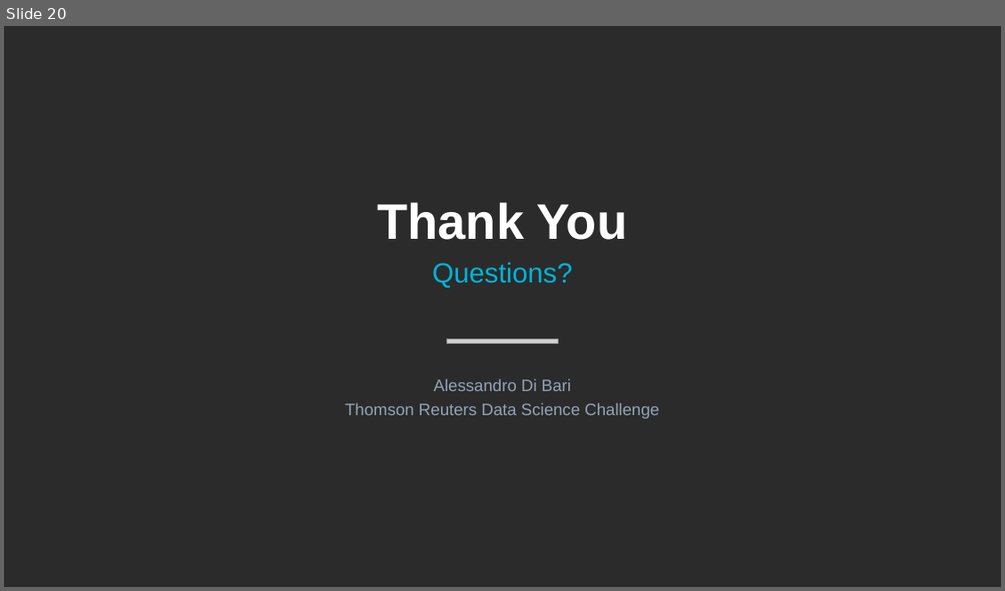
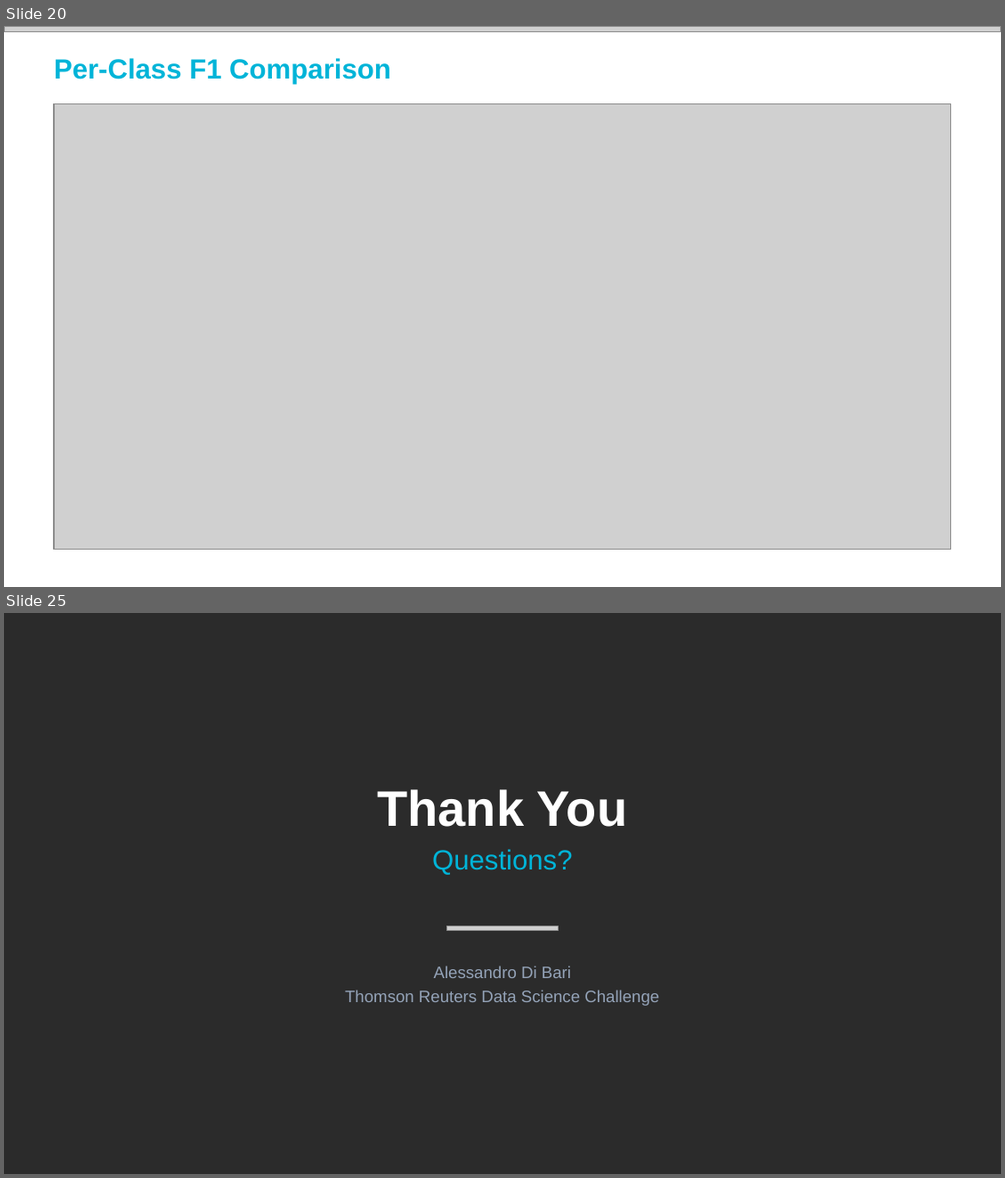
Before and after one commit to aledba/tr_challenge, a slide deck: outputs/TR_Interview_Presentation.pptx. Shown one above the other, each under a label of ours: slide 20 before the commit, slides 20 and 25 after it; the slides between them are not shown. The pictures are 1005x591 and 1005x1178 pixels, drawn with LibreOffice and Linux fonts; fonts in the diff are those of the drawing; grey boxes stand for pictures; background and template pictures are left out; a plain dark background stands for a picture behind light text. Boxes give left, top, right and bottom in pixels: in the first picture for what was removed or moved away, otherwise in the second. Text is boxed around its words. In the diff, an @@ line names an element or a change of style, - is before the commit and + after.

```diff
--- a/outputs/TR_Interview_Presentation.pptx
+++ b/outputs/TR_Interview_Presentation.pptx
@@ slide 20 added at (4, 26, 1001, 587), background picture (left out) @@
@@ picture added at (4, 26, 1001, 32) @@
@@ text added at (54, 58, 391, 84), 20 pt, text #00B4D8, bold @@
+Per-Class F1 Comparison
@@ picture added at (54, 103, 951, 549) @@
@@ what was slide 20 is now slide 25 @@
```
Also in this commit, not shown: 4 slides changed, 4 other slides added, 17 other files.
